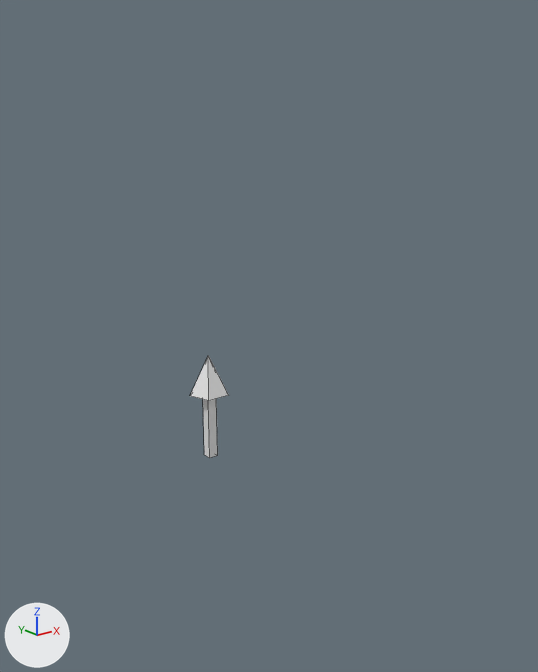
Renders of the Blender file blends/boat_V1.blend from each side of a commit.
Both versions are drawn from a 50 mm lens placed at (-6.06, -9.06, 4.69), pointed at (0.65, -0.67, 1.34). The axes (+X, +Y, +Z) are drawn at lower left. The lights are the same throughout. The first picture is the older version. Mesh edges are drawn as thin lines.

Script lines for the objects in view, before the commit:
```python
me_cube = bpy.data.meshes.new('Cube')
me_cube.from_pydata(...)  # a box spanning x -1.0..1.0, y -1.0..1.0, z -1.0..1.0; a 5-sided cone pointing to +y spanning x -3.92..3.92, y 0.52..1.42, z -4.15..3.32
me_plane_002 = bpy.data.meshes.new('Plane.002')
me_plane_002.from_pydata(...)  # 351 vertices, 612 faces, 2 loose edges; spans x -5.63..4.8, y -3.96..1.8, z -1.19..2.48
me_plane_003 = bpy.data.meshes.new('Plane.003')
me_plane_003.from_pydata(...)  # 227 vertices, 182 faces, 2 loose edges; spans x -7.2..6.61, y -2.43..2.43, z -1.74..0.43
ob_cube = bpy.data.objects.new('Cube', me_cube)
ob_cube.location = (0.0, 0.0, 0.0)
ob_cube.rotation_euler = (1.571, 0.0, 0.0)  # degrees (90, 0, 0)
ob_cube.scale = (0.0759, 0.699, 0.0759)
ob_plane_001 = bpy.data.objects.new('Plane.001', me_plane_002)
ob_plane_001.location = (0.0, 0.0, 0.0)
ob_plane_001.rotation_euler = (0.0, 1.571, 0.0)  # degrees (0, 90, 0)
ob_plane_001.hide_set(True)
ob_plane_002 = bpy.data.objects.new('Plane.002', me_plane_003)
ob_plane_002.location = (0.0, 0.0, 0.0)
ob_plane_002.hide_set(True)
```
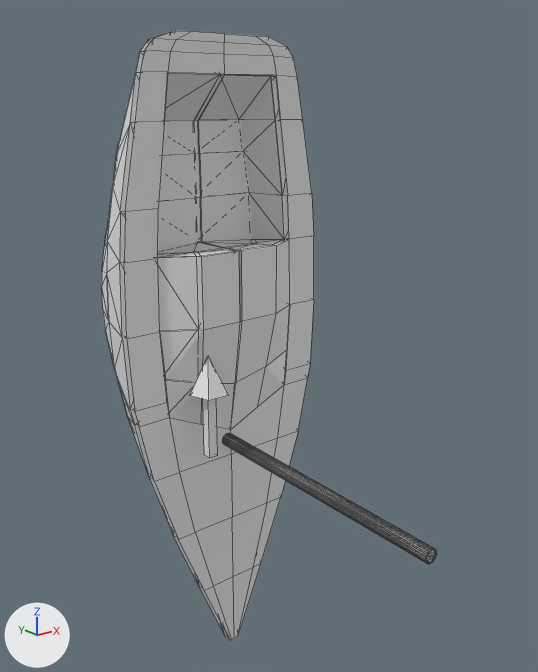
What changed in the scene script:
```text
Change ob_plane_001:
    remove ob_plane_001.hide_set(True)
Add ob_plane_004:
    ob_plane_004 = bpy.data.objects.new('Plane.004', me_plane_003.copy())  # the mesh of ob_plane_002
    ob_plane_004.location = (0.71, 0.45, 0.17)
    ob_plane_004.rotation_euler = (1.571, 1.571, 0.0)  # degrees (90, 90, 0)
    ob_plane_004.scale = (0.762, 0.762, 0.762)
```

Changed parts and their boxes [x1, y1, x2, y2] in the pictures (538 x 672 px):
'Plane.004', added: after [123, 30, 314, 640]
'Plane.001', shown: after [102, 32, 437, 637]
